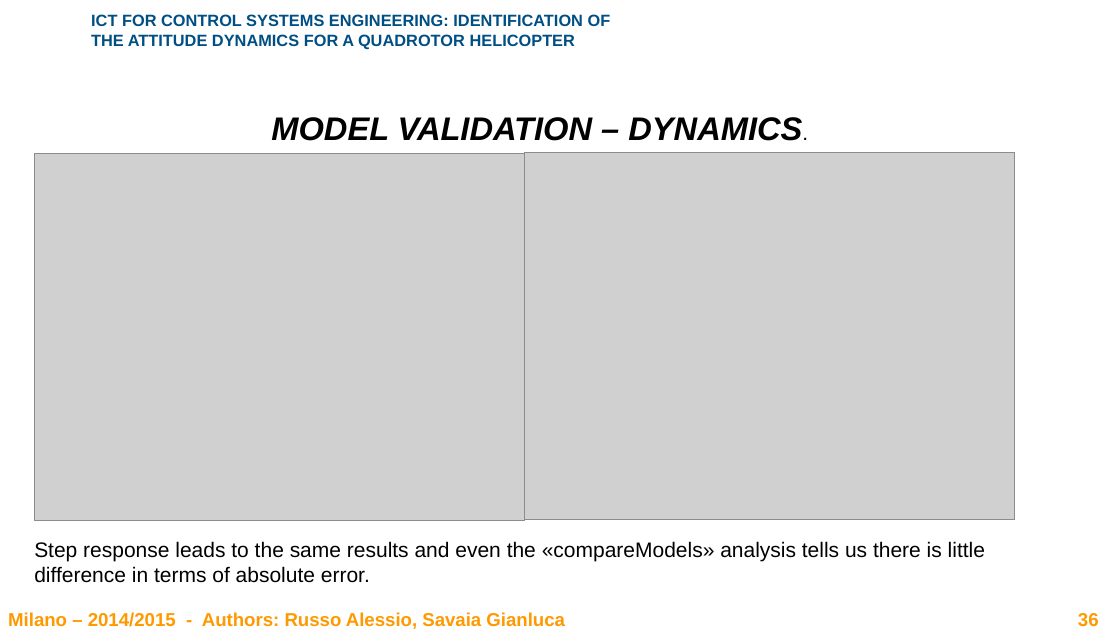
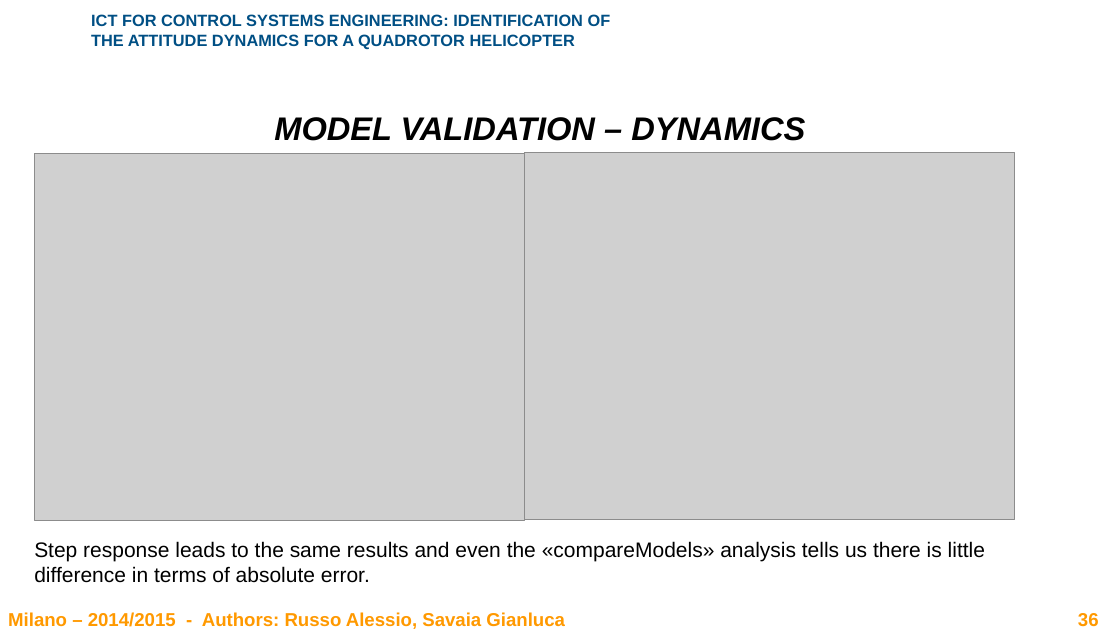
Before and after one commit to rssalessio/BlackBox-Quadrotor-Identification, a slide deck: slide 36 of report/Report.pptx. Drawn at 1120x630 pixels with LibreOffice and Linux fonts; fonts in the diff are those of the drawing; grey boxes stand for pictures; background and template pictures are left out. Boxes give left, top, right and bottom in pixels: in the first picture for what was removed or moved away, otherwise in the second. Text is boxed around its words. In the diff, an @@ line names an element or a change of style, - is before the commit and + after.

Commit message:
Update Report
Validation completed
Lovera comparison completed

```diff
--- a/report/Report.pptx
+++ b/report/Report.pptx
@@ text at (274, 117, 805, 141): text changed @@
-MODEL VALIDATION – DYNAMICS.
+MODEL VALIDATION – DYNAMICS
```
Also in this commit, not shown: 2 other slides changed, 4 slides added, 9 other files.
